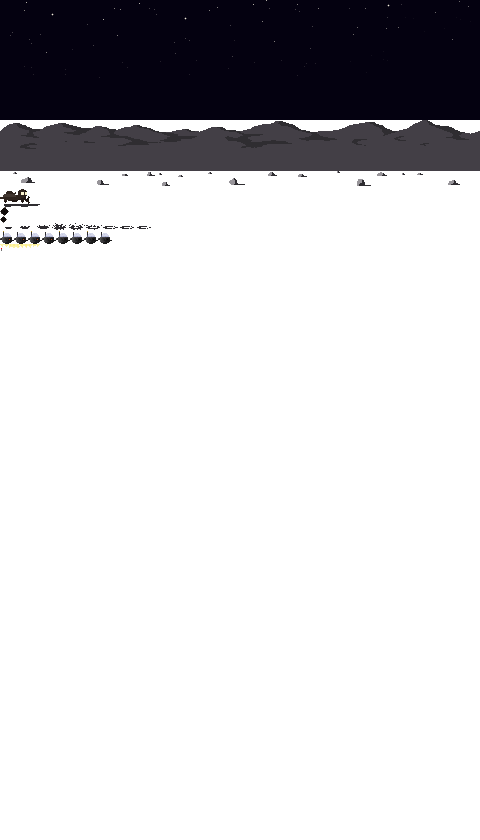
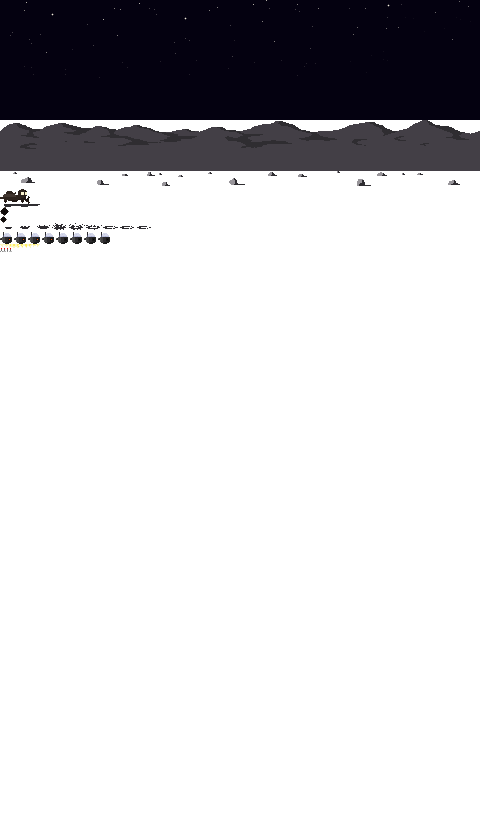
Two versions of the same layered image (480x840). Layer-by-layer changes:
painted on "bullet" over left=0, top=248, right=12, bottom=252
painted on "boosterflamme" over left=0, top=240, right=40, bottom=248
removed layer "alien1" over left=3, top=231, right=112, bottom=243
added layer "alien body" above "trokkie" over left=3, top=237, right=110, bottom=243
